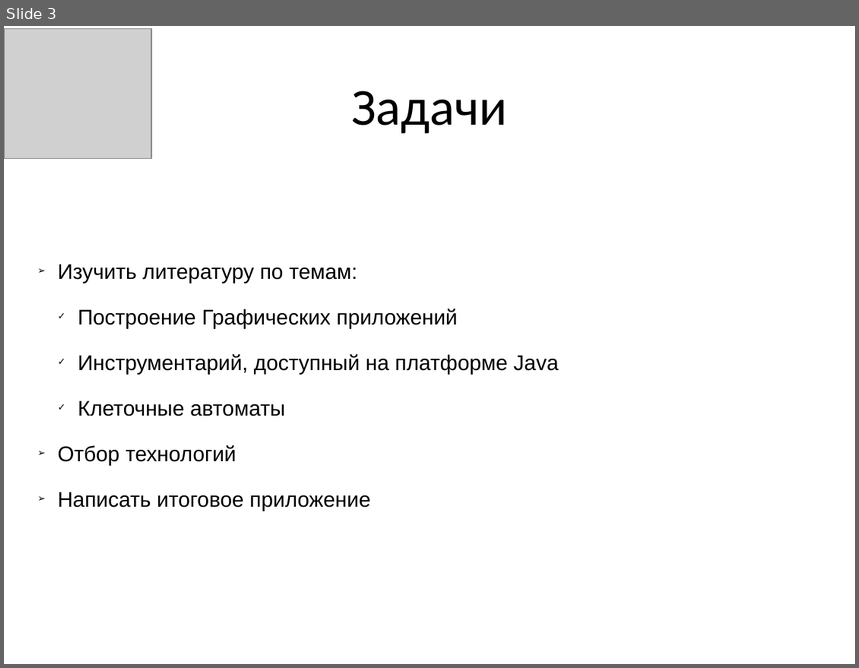
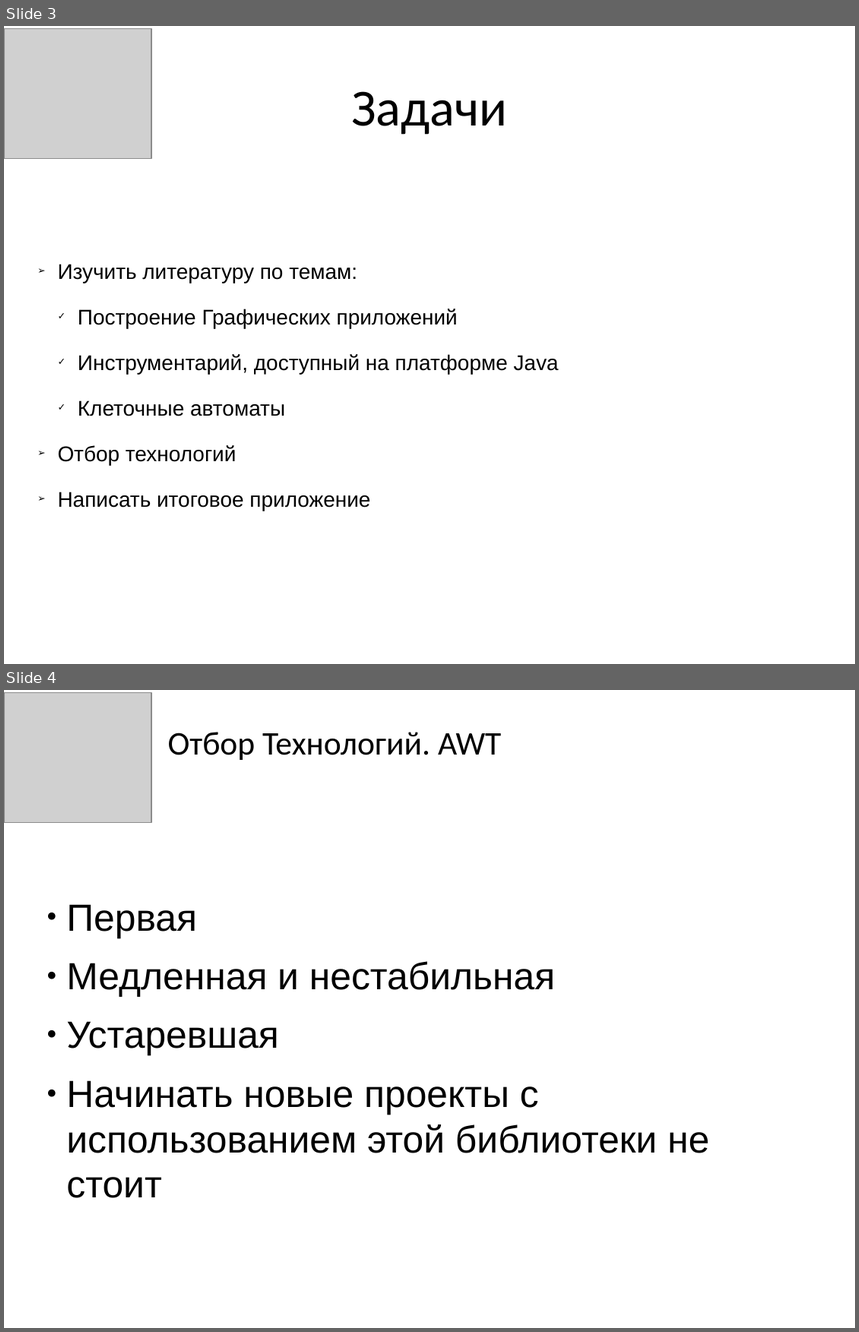
Before and after one commit to CymerR/GFX_1, a slide deck: Презентация.pptx. Shown one above the other, each under a label of ours: slide 3 before the commit, slides 3 and 4 after it. The pictures are 859x668 and 859x1332 pixels, drawn with LibreOffice and Linux fonts; fonts in the diff are those of the drawing; grey boxes stand for pictures. Boxes give left, top, right and bottom in pixels: in the first picture for what was removed or moved away, otherwise in the second. Text is boxed around its words. In the diff, an @@ line names an element or a change of style, - is before the commit and + after.

```diff
--- a/Презентация.pptx
+++ b/Презентация.pptx
@@ slide 4 added at (4,690,855,1328), background #FFFFFF @@
@@ picture added at (4,692,151,823) @@
@@ text added at (168,732,501,760), 28 pt, text #000000 @@
+Отбор Технологий. AWT
@@ text added at (66,904,709,1198), 32 pt, text #000000 @@
+● Первая
+● Медленная и нестабильная
+● Устаревшая
+● Начинать новые проекты с использованием этой библиотеки не стоит
```
Also in this commit, not shown: 2 slides changed, 24 other slides added, 2 slides removed, 2 other files.
